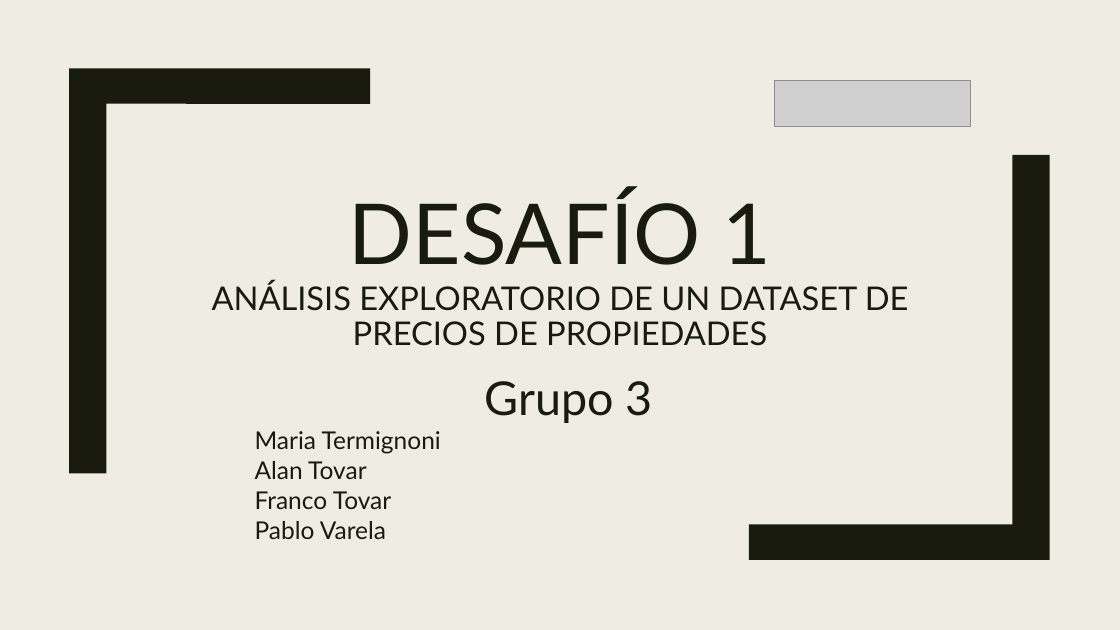
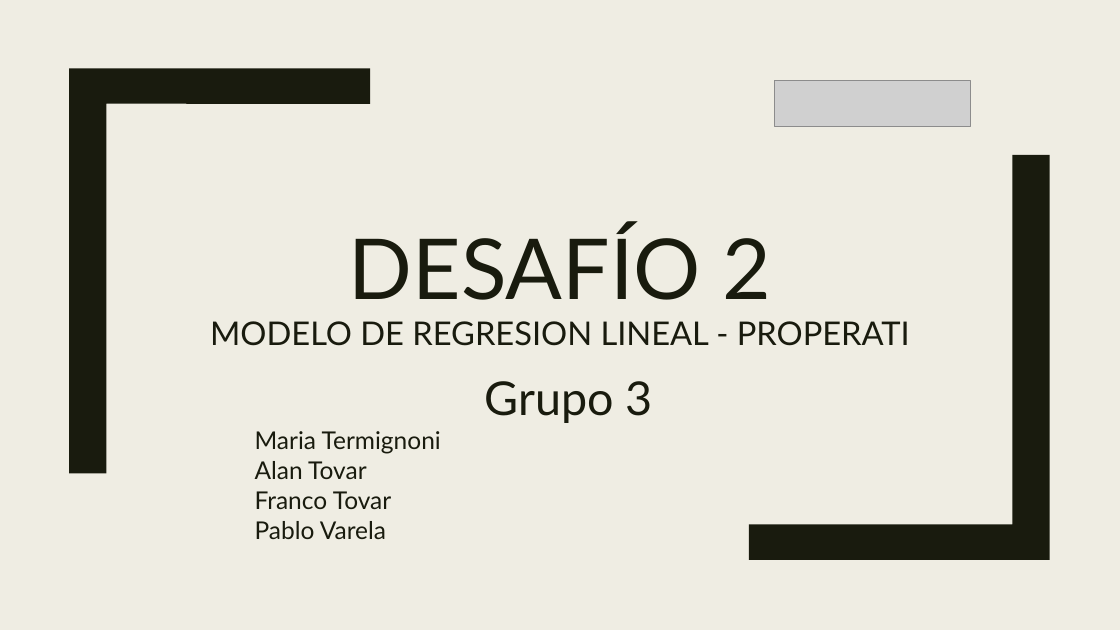
Before and after one commit to varelapablos/Desafio1-G3, a slide deck: slide 1 of Presentación - Desafio 2 - Regresión Lineal Properati.pptx. Drawn at 1120x630 pixels with LibreOffice and Linux fonts; fonts in the diff are those of the drawing; grey boxes stand for pictures. Boxes give left, top, right and bottom in pixels: in the first picture for what was removed or moved away, otherwise in the second. Text is boxed around its words. In the diff, an @@ line names an element or a change of style, - is before the commit and + after.

Commit message:
Presentación Desafío 2 - Final

```diff
--- a/Presentación - Desafio 2 - Regresión Lineal Properati.pptx
+++ b/Presentación - Desafio 2 - Regresión Lineal Properati.pptx
@@ title at box(210, 227, 910, 346): text changed @@
-DESAFÍO 1
-ANÁLISIS EXPLORATORIO DE UN DATASET DE PRECIOS DE PROPIEDADES
+DESAFÍO 2
+MODELO DE REGRESION LINEAL - PROPERATI
```
Also in this commit, not shown: 1 other slide changed, 15 slides added, 11 slides removed.
